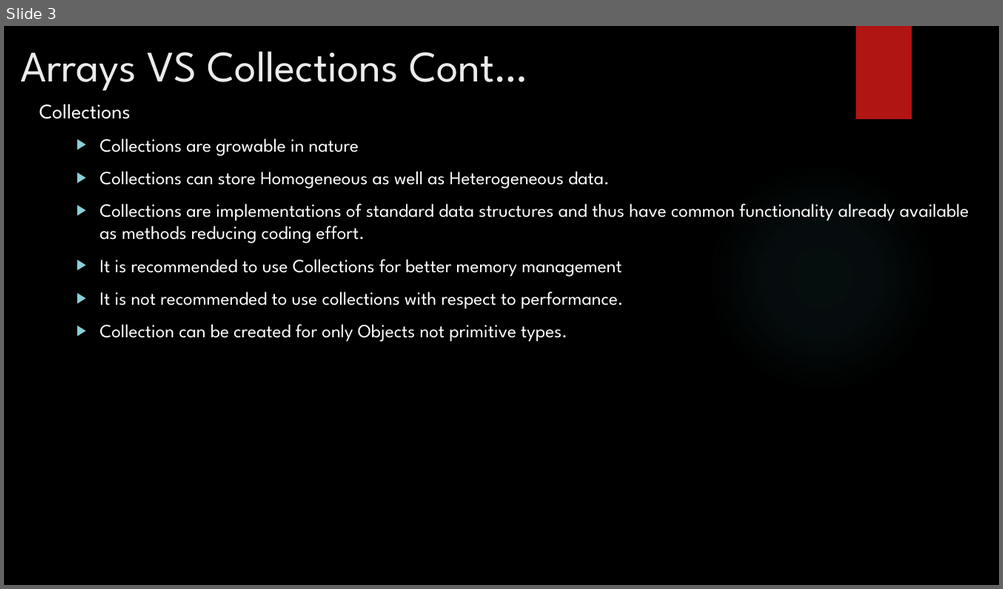
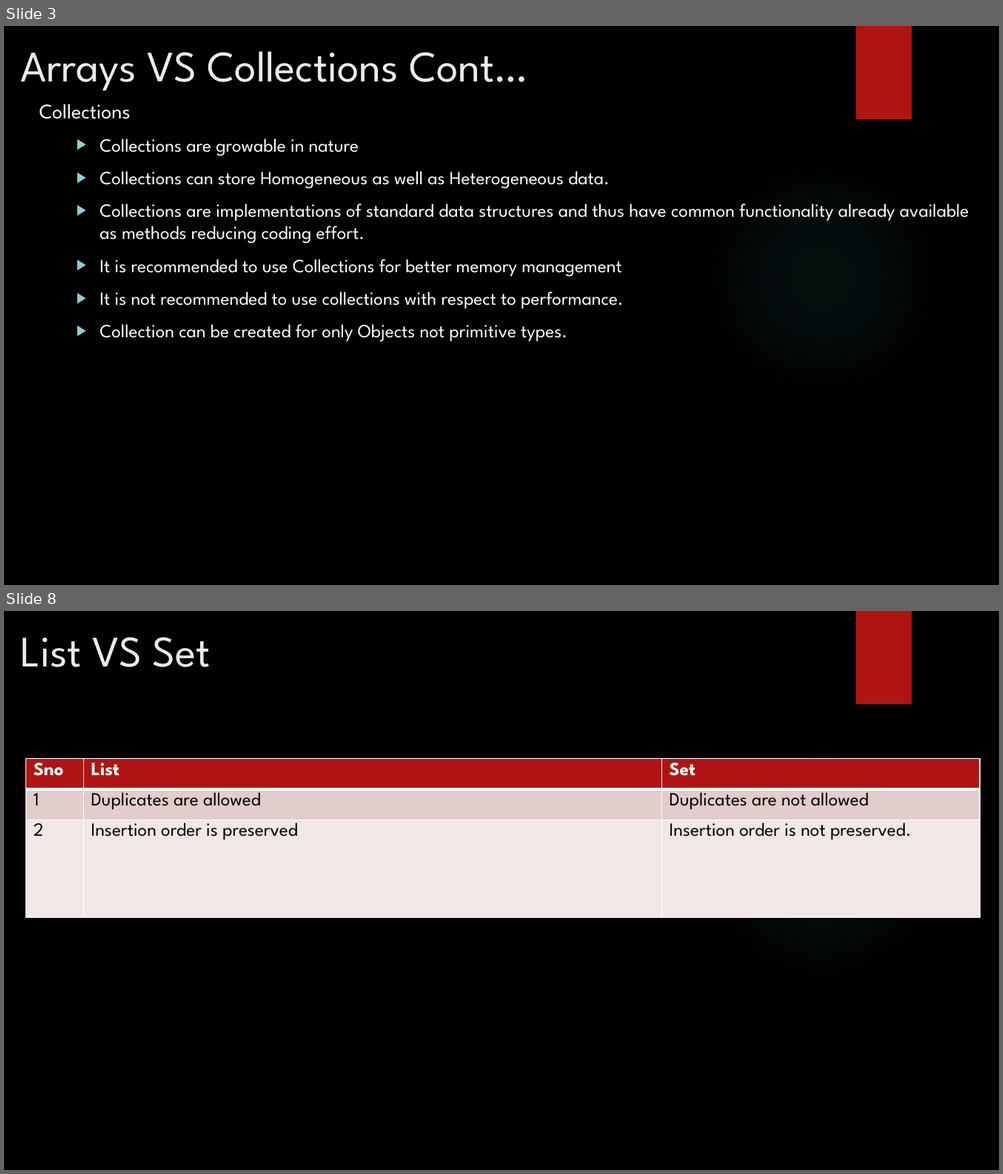
Before and after one commit to rudhrainfogain/java-collections, a slide deck: src/main/resources/JavaCollections.pptx. Shown one above the other, each under a label of ours: slide 3 before the commit, slides 3 and 8 after it; the slides between them are not shown. The pictures are 1003x589 and 1003x1174 pixels, drawn with LibreOffice and Linux fonts; fonts in the diff are those of the drawing; background and template pictures are left out. Boxes give left, top, right and bottom in pixels: in the first picture for what was removed or moved away, otherwise in the second. Text is boxed around its words. In the diff, an @@ line names an element or a change of style, - is before the commit and + after.

```diff
--- a/src/main/resources/JavaCollections.pptx
+++ b/src/main/resources/JavaCollections.pptx
@@ slide 8 added at (4, 611, 999, 1170), background picture (left out); not listed: 2 template elements that a slide beside it also shows @@
@@ title added at (20, 637, 210, 667), 42 pt, text #EBEBEB @@
+List VS Set
@@ table added at (26, 759, 980, 917), 3 rows, 3 columns @@
+Sno | List | Set
+1 | Duplicates are allowed | Duplicates are not allowed
+2 | Insertion order is preserved | Insertion order is not preserved.
```
Also in this commit, not shown: 16 other slides added.
